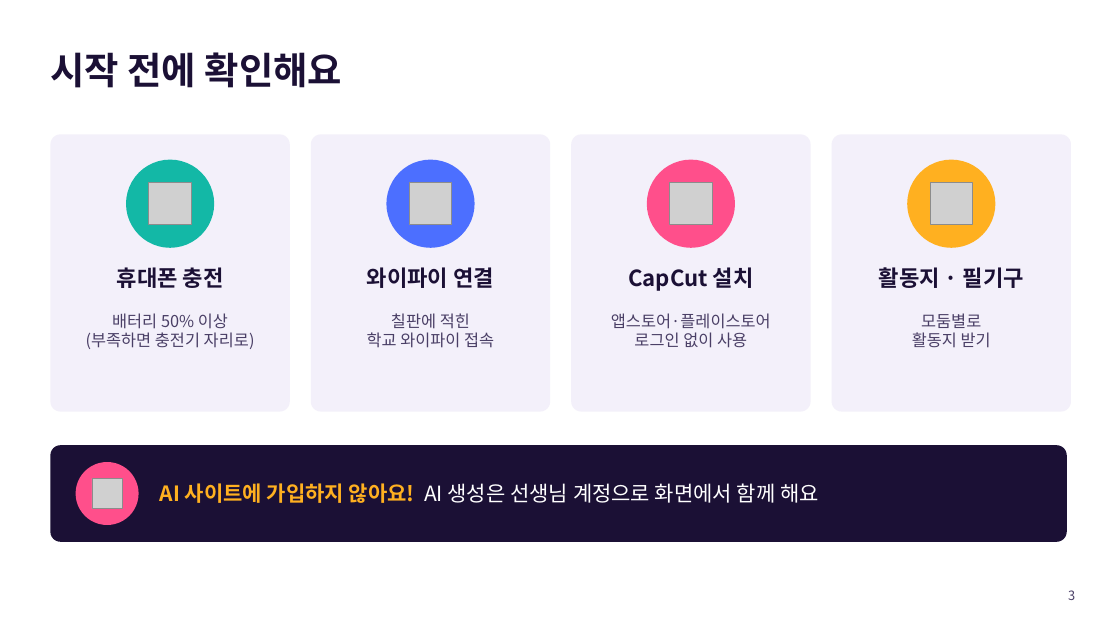
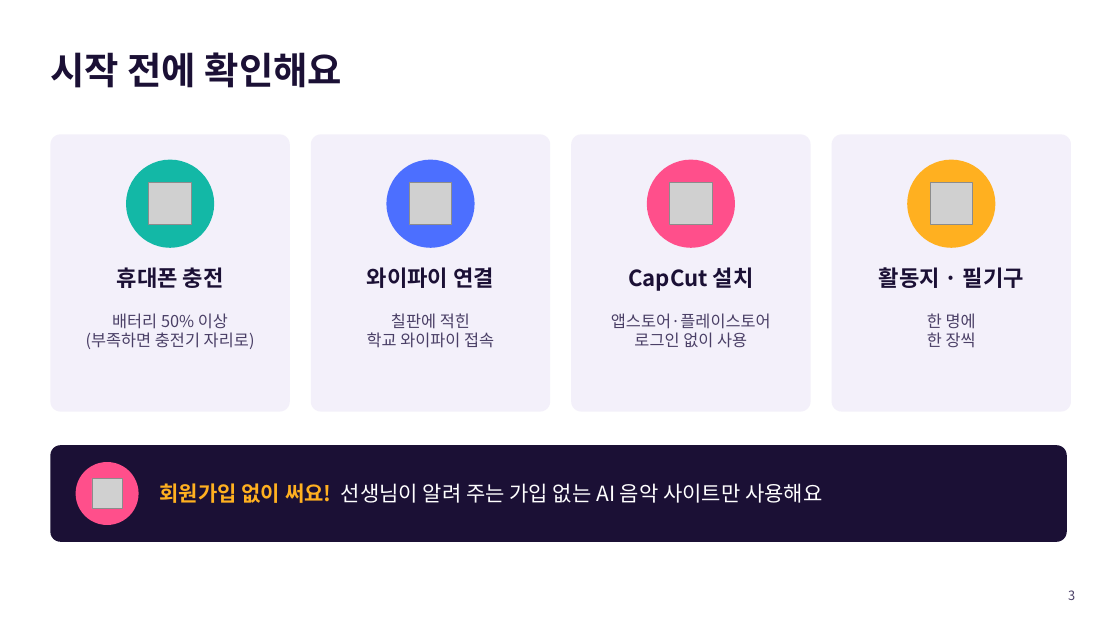
Before and after one commit to jisun294020-ops/school, a slide deck: slide 3 of 평택여고_2026-10-21/PPT_중학생용_휴대폰실습.pptx. Drawn at 1120x630 pixels with LibreOffice and Linux fonts; fonts in the diff are those of the drawing; grey boxes stand for pictures. Boxes give left, top, right and bottom in pixels: in the first picture for what was removed or moved away, otherwise in the second. Text is boxed around its words. In the diff, an @@ line names an element or a change of style, - is before the commit and + after.

```diff
--- a/평택여고_2026-10-21/PPT_중학생용_휴대폰실습.pptx
+++ b/평택여고_2026-10-21/PPT_중학생용_휴대폰실습.pptx
@@ text at [927,313,976,347]: text changed @@
-모둠별로
-활동지 받기
+한 명에
+한 장씩
@@ text at [160,483,822,503]: text changed @@
-AI 사이트에 가입하지 않아요! AI 생성은 선생님 계정으로 화면에서 함께 해요
+회원가입 없이 써요! 선생님이 알려 주는 가입 없는 AI 음악 사이트만 사용해요
```
Also in this commit, not shown: 10 other slides changed, 3 other files.
